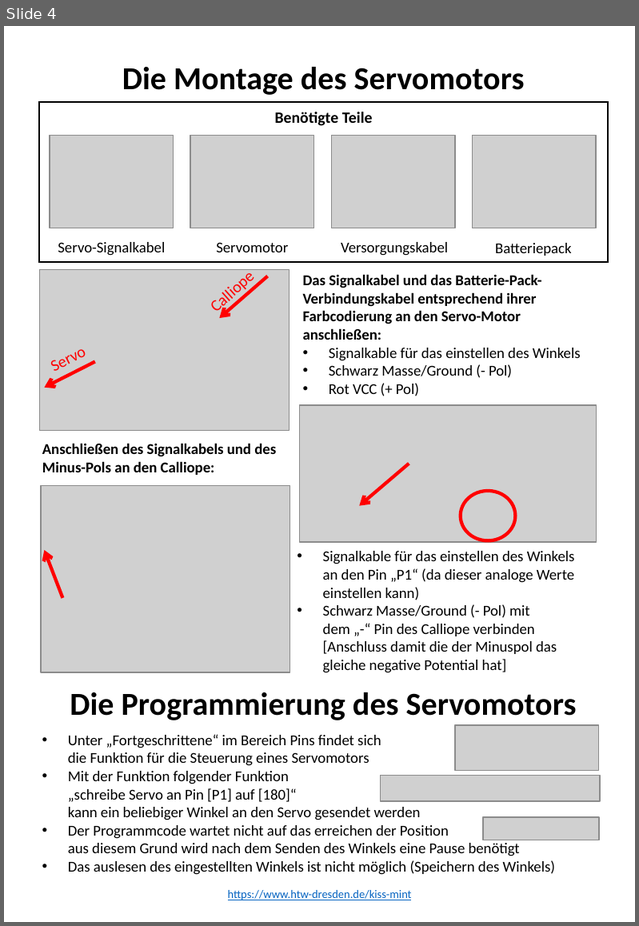
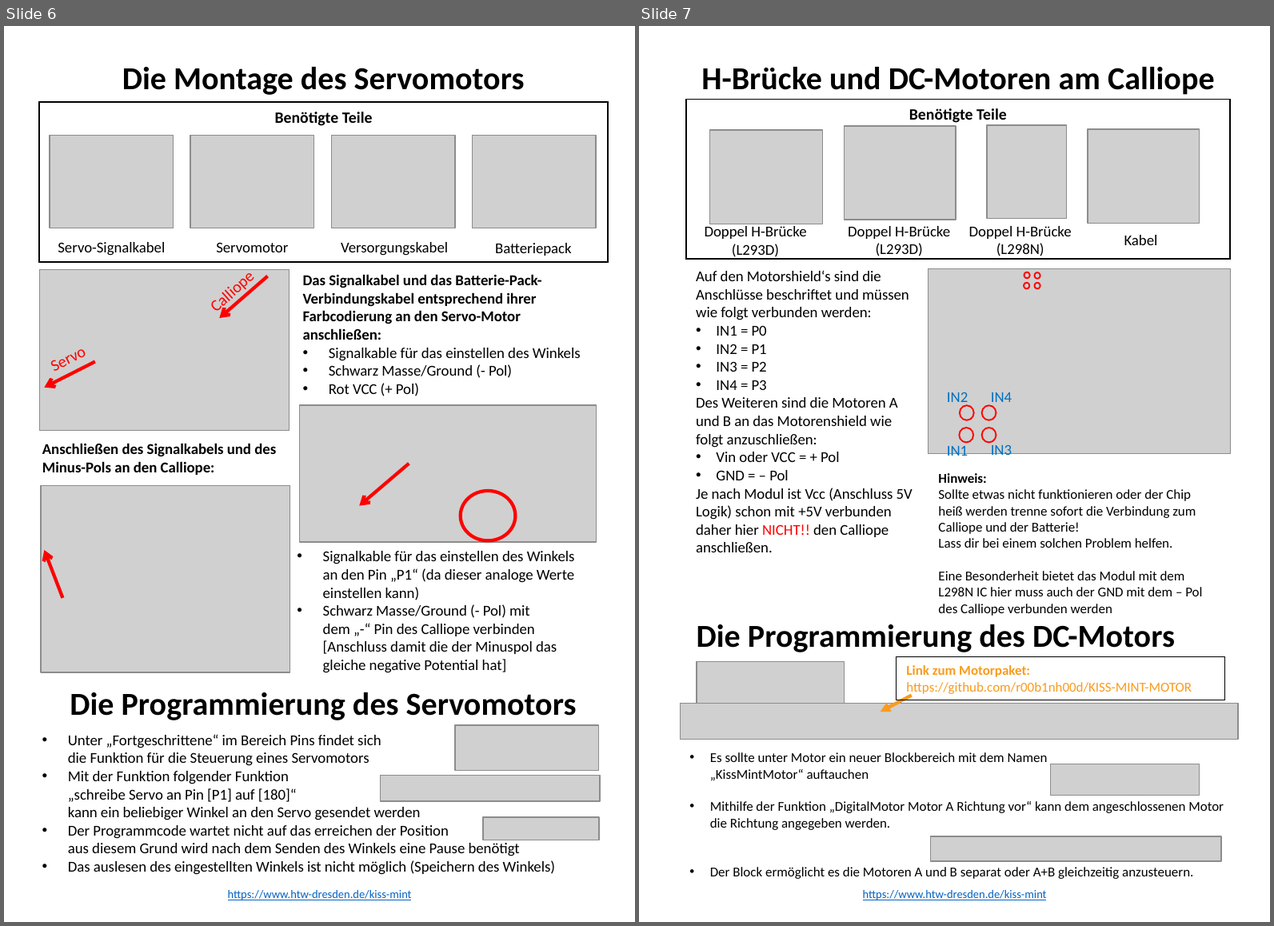
Before and after one commit to macim0/KISS_MINT, a slide deck: Handouts/Handouts-Motor_USR_Servo_IR.pptx. Shown side by side, each under a label of ours: slide 4 before the commit, slides 6 and 7 after it. The pictures are 639x926 and 1274x926 pixels, drawn with LibreOffice and Linux fonts; fonts in the diff are those of the drawing; grey boxes stand for pictures. Boxes give left, top, right and bottom in pixels: in the first picture for what was removed or moved away, otherwise in the second. Text is boxed around its words. In the diff, an @@ line names an element or a change of style, - is before the commit and + after.

```diff
--- a/Handouts/Handouts-Motor_USR_Servo_IR.pptx
+++ b/Handouts/Handouts-Motor_USR_Servo_IR.pptx
@@ slide 7 added at (x1=639, y1=26, x2=1270, y2=922), background #FFFFFF; not listed: 1 template element that a slide beside it also shows @@
@@ text added at (x1=701, y1=67, x2=1215, y2=95), 21.4 pt, text #000000, bold @@
+H-Brücke und DC-Motoren am Calliope
@@ rectangle added at (x1=685, y1=100, x2=1230, y2=260), fill #FFFFFF, outline #000000 1 pt, 10.6 pt, text #000000, bold @@
+Benötigte Teile
@@ picture added at (x1=709, y1=130, x2=822, y2=224) @@
@@ picture added at (x1=844, y1=126, x2=955, y2=220) @@
@@ picture added at (x1=986, y1=126, x2=1065, y2=219) @@
@@ picture added at (x1=1087, y1=129, x2=1199, y2=223) @@
@@ text added at (x1=705, y1=226, x2=806, y2=259), 10 pt, text #000000 @@
+Doppel H-Brücke (L293D)
@@ text added at (x1=848, y1=226, x2=950, y2=259), 10 pt, text #000000 @@
+Doppel H-Brücke
+(L293D)
@@ text added at (x1=969, y1=226, x2=1072, y2=259), 10 pt, text #000000 @@
+Doppel H-Brücke (L298N)
@@ text added at (x1=1125, y1=235, x2=1158, y2=245), 10 pt, text #000000 @@
+Kabel
@@ text added at (x1=696, y1=270, x2=913, y2=552), 10 pt, text #000000 @@
+Auf den Motorshield‘s sind die Anschlüsse beschriftet und müssen wie folgt verbunden werden:
+• IN1 = P0
+• IN2 = P1
+• IN3 = P2
+• IN4 = P3
+Des Weiteren sind die Motoren A und B an das Motorenshield wie folgt anzuschließen:
+• Vin oder VCC = + Pol
+• GND = – Pol
+Je nach Modul ist Vcc (Anschluss 5V Logik) schon mit +5V verbunden daher hier NICHT!! den Calliope anschließen.
@@ picture added at (x1=928, y1=268, x2=1230, y2=454) @@
@@ ellipse added at (x1=1023, y1=283, x2=1029, y2=289), outline #FF0000 1 pt @@
@@ ellipse added at (x1=1025, y1=272, x2=1030, y2=278), outline #FF0000 1 pt @@
@@ ellipse added at (x1=1034, y1=272, x2=1040, y2=278), outline #FF0000 1 pt @@
@@ ellipse added at (x1=1034, y1=283, x2=1040, y2=289), outline #FF0000 1 pt @@
@@ text added at (x1=947, y1=392, x2=968, y2=406), 10 pt, text #0070C0 @@
+IN2
@@ ellipse added at (x1=960, y1=405, x2=973, y2=420), outline #FF0000 1 pt @@
@@ ellipse added at (x1=982, y1=405, x2=997, y2=420), outline #FF0000 1 pt @@
@@ text added at (x1=991, y1=392, x2=1012, y2=407), 10 pt, text #0070C0 @@
+IN4
@@ ellipse added at (x1=960, y1=428, x2=973, y2=443), outline #FF0000 1 pt @@
@@ ellipse added at (x1=982, y1=428, x2=997, y2=443), outline #FF0000 1 pt @@
@@ text added at (x1=947, y1=443, x2=968, y2=460), 10 pt, text #0070C0 @@
+IN1
@@ text added at (x1=991, y1=445, x2=1012, y2=460), 10 pt, text #0070C0 @@
+IN3
@@ text added at (x1=938, y1=473, x2=1202, y2=616), 9 pt, text #000000 @@
+Hinweis:
+Sollte etwas nicht funktionieren oder der Chip heiß werden trenne sofort die Verbindung zum Calliope und der Batterie!
+Lass dir bei einem solchen Problem helfen.
+Eine Besonderheit bietet das Modul mit dem L298N IC hier muss auch der GND mit dem – Pol des Calliope verbunden werden
@@ text added at (x1=697, y1=624, x2=1175, y2=652), 21.4 pt, text #000000, bold @@
+Die Programmierung des DC-Motors
@@ picture added at (x1=697, y1=661, x2=844, y2=708) @@
@@ rectangle added at (x1=896, y1=656, x2=1225, y2=700), outline #000000 0.75 pt, 9 pt, text #F99B1C @@
+Link zum Motorpaket:
+https://github.com/r00b1nh00d/KISS-MINT-MOTOR
@@ arrow added from (912, 695) to (881, 712), #F99B1C 2.25 pt @@
@@ picture added at (x1=680, y1=703, x2=1237, y2=739) @@
@@ text added at (x1=710, y1=752, x2=1224, y2=879), 9 pt, text #000000 @@
+• Es sollte unter Motor ein neuer Blockbereich mit dem Namen
+  „KissMintMotor“ auftauchen
+• Mithilfe der Funktion „DigitalMotor Motor A Richtung vor“ kann dem angeschlossenen Motor die Richtung angegeben werden.
+• Der Block ermöglicht es die Motoren A und B separat oder A+B gleichzeitig anzusteuern.
@@ picture added at (x1=1050, y1=764, x2=1199, y2=795) @@
@@ picture added at (x1=930, y1=836, x2=1221, y2=860) @@
@@ what was slide 4 is now slide 6 @@
```
Also in this commit, not shown: 2 slides changed, 4 other slides added, 1 other file.
